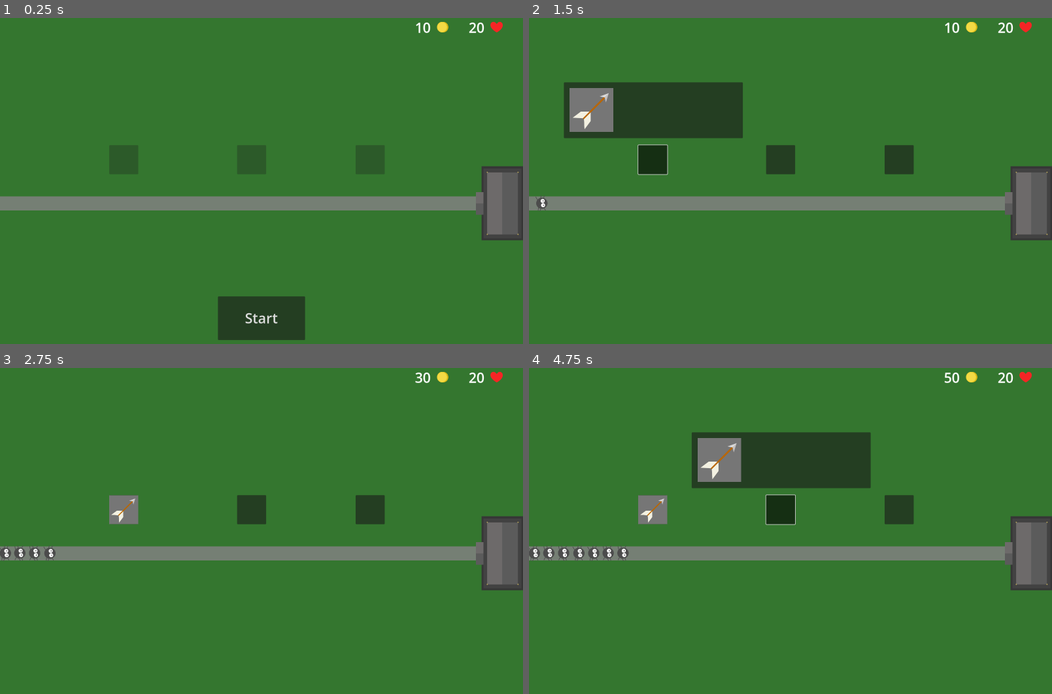
Above: before the commit, frames 1-4 (two rows, left to right).
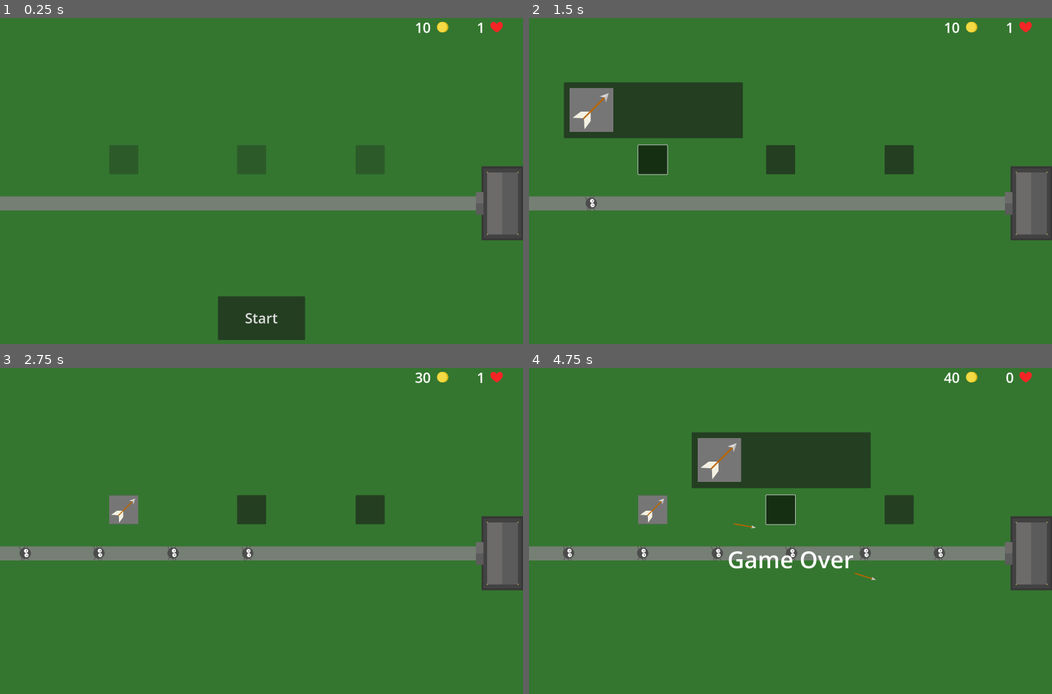
Above: after the commit, the same moments.

Repository: whhuang/tokyo-tower-defense
Game: Godot game, scene res://main.tscn
Same seed, same stepped clock (60 frames per second), same inputs: the game is played once before the commit and once after it.
Inputs (mouse positions are in pixels of both pictures, inside the frame that each line leads up to):
- Up to frame 1 (0.25 s): no input
- Up to frame 2 (1.5 s): click "Start" at 0.5 s; click (654, 158) at 1.27 s
- Up to frame 3 (2.75 s): click (62, 459) at 2 s
- Up to frame 4 (4.75 s): click (654, 508) at 2.75 s; click (654, 508) at 3.5 s; click (780, 508) at 4.27 s

The runs differ from the first frame. In frame 1, less than 0.1% of the frame differs, in the area x 89-93%, y 1-5%; in frame 2, 0.2%; in frame 3, 0.5%; in frame 4, 1.4%, in the area x 0-93%, y 1-66%.

Commit message:
Fix game over reset behavior

Diff:
--- a/hud.gd
+++ b/hud.gd
@@ -29,9 +29,8 @@
 
 func game_over() -> void:
 	$GameOverLabel.show()
-	$GameOverTimer.start()
 
 
-func _on_game_over_timer_timeout() -> void:
+func on_game_over_timer_timeout() -> void:
 	$GameOverLabel.hide()
 	$StartButton.show()
--- a/hud.tscn
+++ b/hud.tscn
@@ -50,10 +50,6 @@
 text = "10"
 horizontal_alignment = 2
 
-[node name="GameOverTimer" type="Timer" parent="."]
-wait_time = 1.5
-one_shot = true
-
 [node name="GameOverLabel" type="Label" parent="."]
 visible = false
 anchors_preset = 8
@@ -87,5 +83,4 @@
 theme = ExtResource("2_8sq4i")
 text = "Start"
 
-[connection signal="timeout" from="GameOverTimer" to="." method="_on_game_over_timer_timeout"]
 [connection signal="pressed" from="StartButton" to="." method="_on_start_button_pressed"]
--- a/main.gd
+++ b/main.gd
@@ -43,3 +43,9 @@
 	$CashTimer.stop()
 	$HUD.game_over()
 	$Map.game_over()
+	$GameOverTimer.start()
+
+
+func _on_game_over_timer_timeout() -> void:
+	$HUD.on_game_over_timer_timeout()
+	$Map.on_game_over_timer_timeout()
--- a/main.tscn
+++ b/main.tscn
@@ -6,6 +6,7 @@
 
 [node name="Main" type="Node"]
 script = ExtResource("1_0xm2m")
+starting_lives = 1
 
 [node name="ColorRect" type="ColorRect" parent="."]
 anchors_preset = 15
@@ -18,10 +19,14 @@
 
 [node name="CashTimer" type="Timer" parent="."]
 
+[node name="GameOverTimer" type="Timer" parent="."]
+wait_time = 2.0
+
 [node name="Map" parent="." instance=ExtResource("1_ig7tw")]
 
 [node name="HUD" parent="." instance=ExtResource("5_lquwl")]
 
 [connection signal="timeout" from="CashTimer" to="." method="_on_cash_timer_timeout"]
+[connection signal="timeout" from="GameOverTimer" to="." method="_on_game_over_timer_timeout"]
 [connection signal="castle_hit" from="Map" to="." method="_on_map_castle_hit"]
 [connection signal="start_game" from="HUD" to="." method="new_game"]
--- a/map.gd
+++ b/map.gd
@@ -53,5 +53,11 @@
 
 func game_over() -> void:
 	current_speed = 0
-	enable_place_tower_buttons(false)
 	$InvaderSpawnTimer.stop()
+
+
+func on_game_over_timer_timeout() -> void:
+	for tower in get_tree().get_nodes_in_group("place_tower"):
+		tower.reset_tower_button()
+	for invader in get_tree().get_nodes_in_group("invader"):
+		invader.queue_free()
--- a/map.tscn
+++ b/map.tscn
@@ -17,6 +17,7 @@
 [node name="Map" type="Node2D"]
 script = ExtResource("1_e0an3")
 invader_scene = ExtResource("2_p5pve")
+default_speed = 500.0
 
 [node name="Path" type="Polygon2D" parent="."]
 position = Vector2(0, -8)
--- a/place_tower.gd
+++ b/place_tower.gd
@@ -36,3 +36,11 @@
 	$PlaceTowerButton.visible = false
 	var tower = arrow_tower_scene.instantiate()
 	add_child(tower)
+	tower.add_to_group("tower")
+
+func reset_tower_button() -> void:
+	$PlaceTowerButton.visible = true
+	$PlaceTowerButton.button_pressed = false
+	set_disabled(true)
+	for tower in get_tree().get_nodes_in_group("tower"):
+		tower.queue_free()
Binary file removed: onigiri.jpg
